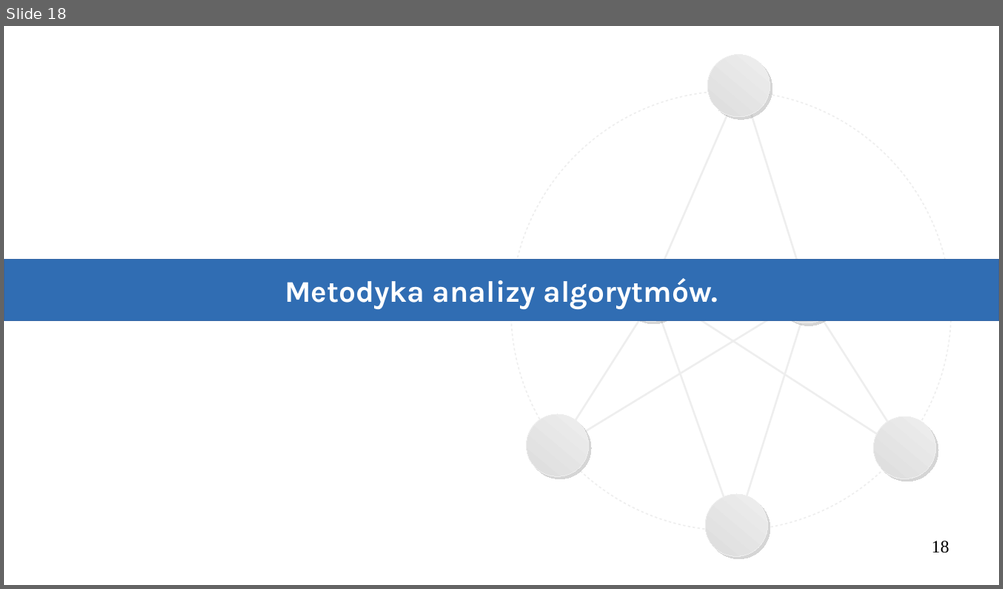
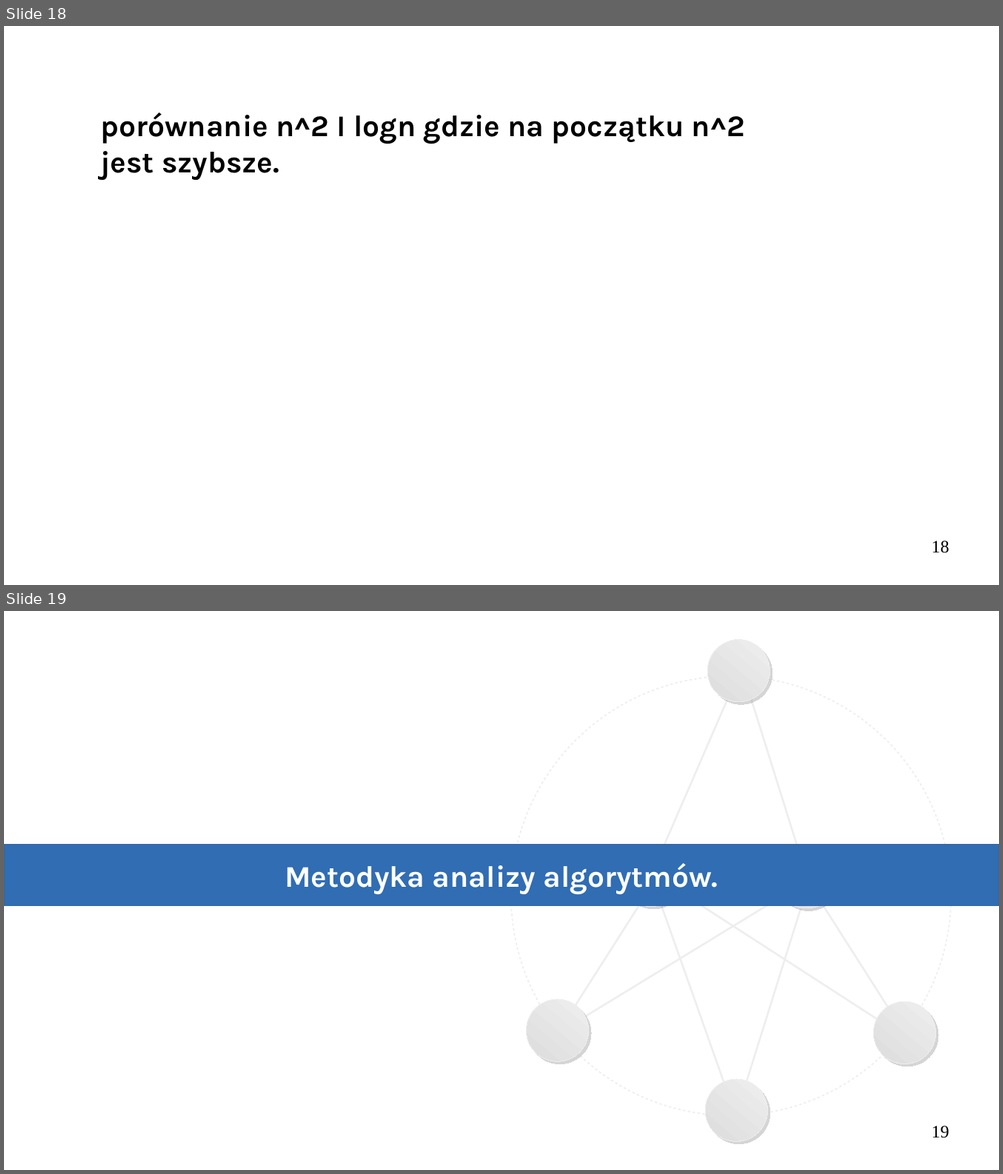
Before and after one commit to Michael-Wisniewski/algorithmic-workshop, a slide deck: gotowa.odp. Shown one above the other, each under a label of ours: slide 18 before the commit, slides 18 and 19 after it. The pictures are 1003x589 and 1003x1174 pixels, drawn with LibreOffice and Linux fonts; fonts in the diff are those of the drawing. Boxes give left, top, right and bottom in pixels: in the first picture for what was removed or moved away, otherwise in the second. Text is boxed around its words. In the diff, an @@ line names an element or a change of style, - is before the commit and + after.

```diff
--- a/gotowa.odp
+++ b/gotowa.odp
@@ slide 18 added at (4,26,999,585), background #FFFFFF @@
@@ text added at (100,113,745,181), 24 pt, text #000000, bold @@
+porównanie n^2 I logn gdzie na początku n^2 jest szybsze.
@@ page number added at (931,541,949,554), 14 pt, text #000000 @@
+18
@@ what was slide 18 is now slide 19 @@
@@ page number at (931,1126,949,1139): text changed @@
-18
+19
```
Also in this commit, not shown: 3 slides changed, 2 other slides added, 1 other file.
